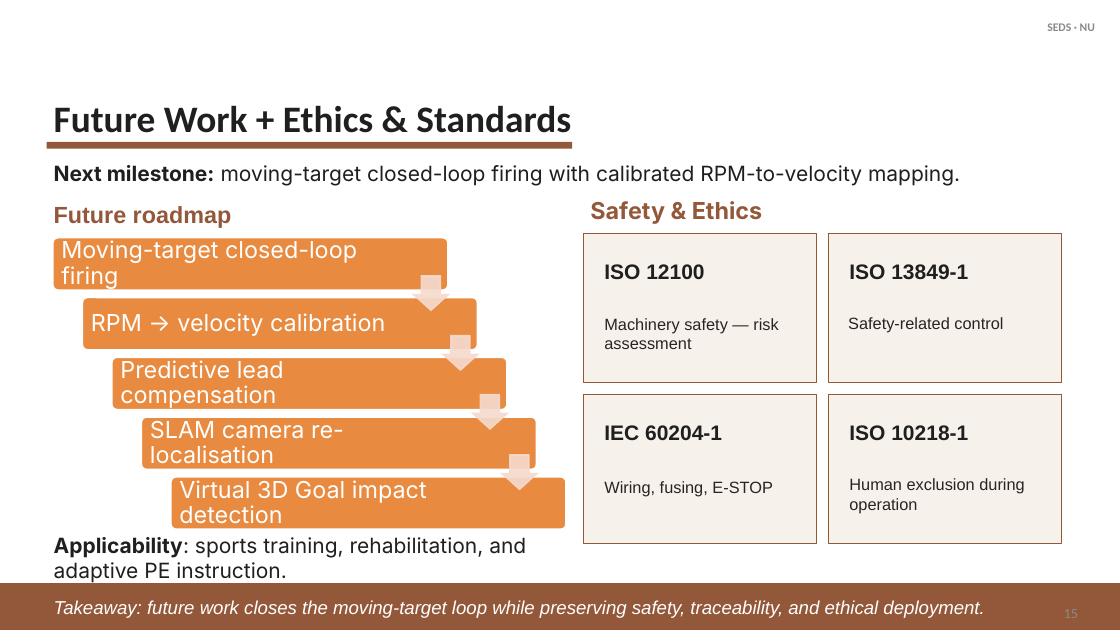
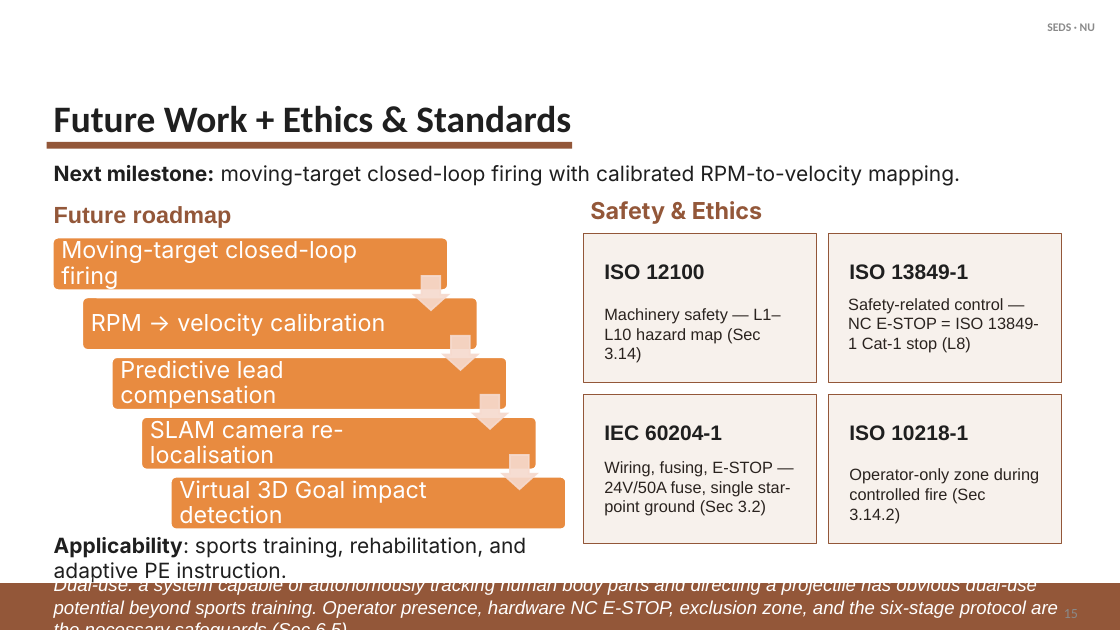
Before and after one commit to Shadow-Git-Friend/Project_Cam, a slide deck: slide 15 of thesis_defense_presentation/thesis_defense_final_revised.pptx. Drawn at 1120x630 pixels with LibreOffice and Linux fonts; fonts in the diff are those of the drawing; background and template pictures are left out. Boxes give left, top, right and bottom in pixels: in the first picture for what was removed or moved away, otherwise in the second. Text is boxed around its words. In the diff, an @@ line names an element or a change of style, - is before the commit and + after.

```diff
--- a/thesis_defense_presentation/thesis_defense_final_revised.pptx
+++ b/thesis_defense_presentation/thesis_defense_final_revised.pptx
@@ text at (x1=848, y1=298, x2=1039, y2=353): text changed @@
-Safety-related control
+Safety-related control — NC E-STOP = ISO 13849-1 Cat-1 stop (L8)
@@ text at (x1=604, y1=308, x2=780, y2=363): text changed @@
-Machinery safety — risk assessment
+Machinery safety — L1–L10 hazard map (Sec 3.14)
@@ text at (x1=604, y1=461, x2=791, y2=516): text changed @@
-Wiring, fusing, E-STOP
+Wiring, fusing, E-STOP — 24V/50A fuse, single star-point ground (Sec 3.2)
@@ text at (x1=849, y1=468, x2=1039, y2=523): text changed @@
-Human exclusion during operation
+Operator-only zone during controlled fire (Sec 3.14.2)
@@ text at (x1=54, y1=577, x2=1058, y2=618): text changed @@
-Takeaway: future work closes the moving-target loop while preserving safety, traceability, and ethical deployment.
+Dual-use: a system capable of autonomously tracking human body parts and directing a projectile has obvious dual-use potential beyond sports training. Operator presence, hardware NC E-STOP, exclusion zone, and the six-stage protocol are the necessary safeguards (Sec 6.5).
```
Also in this commit, not shown: 3 other slides changed, 1 other file.
